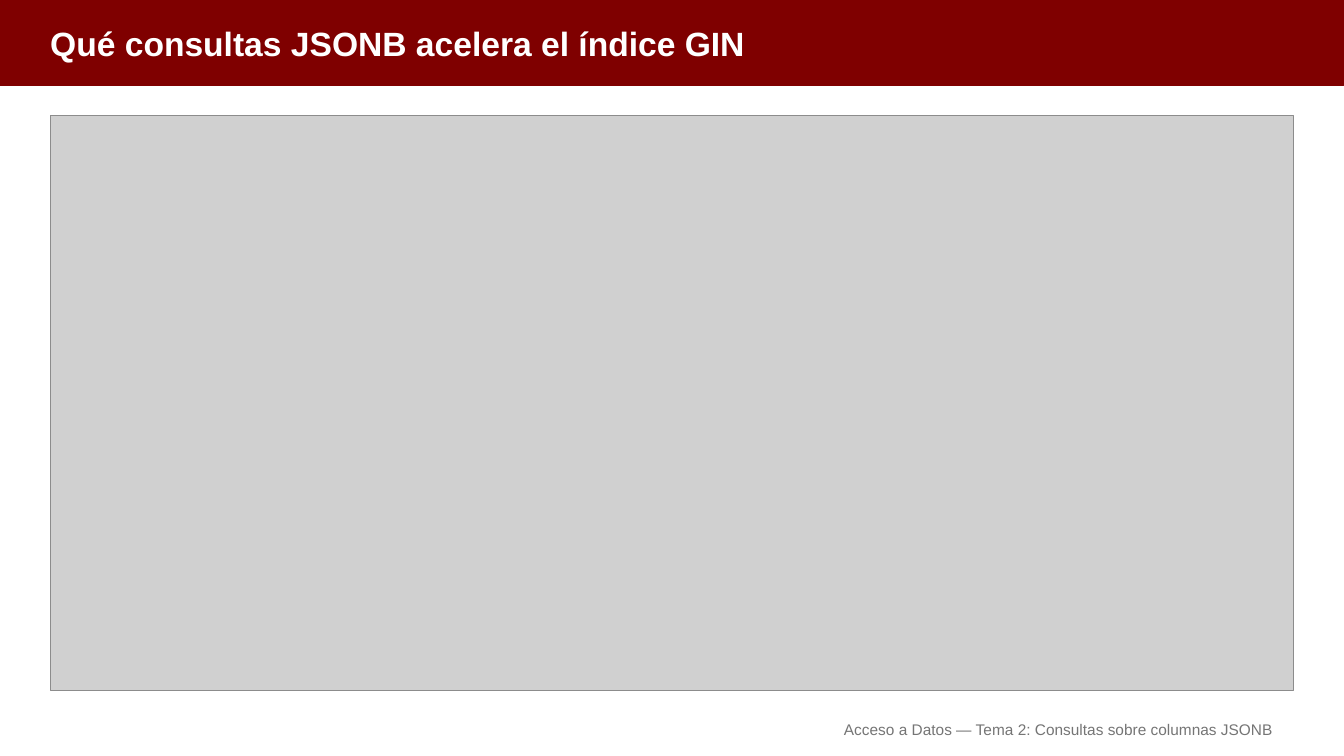
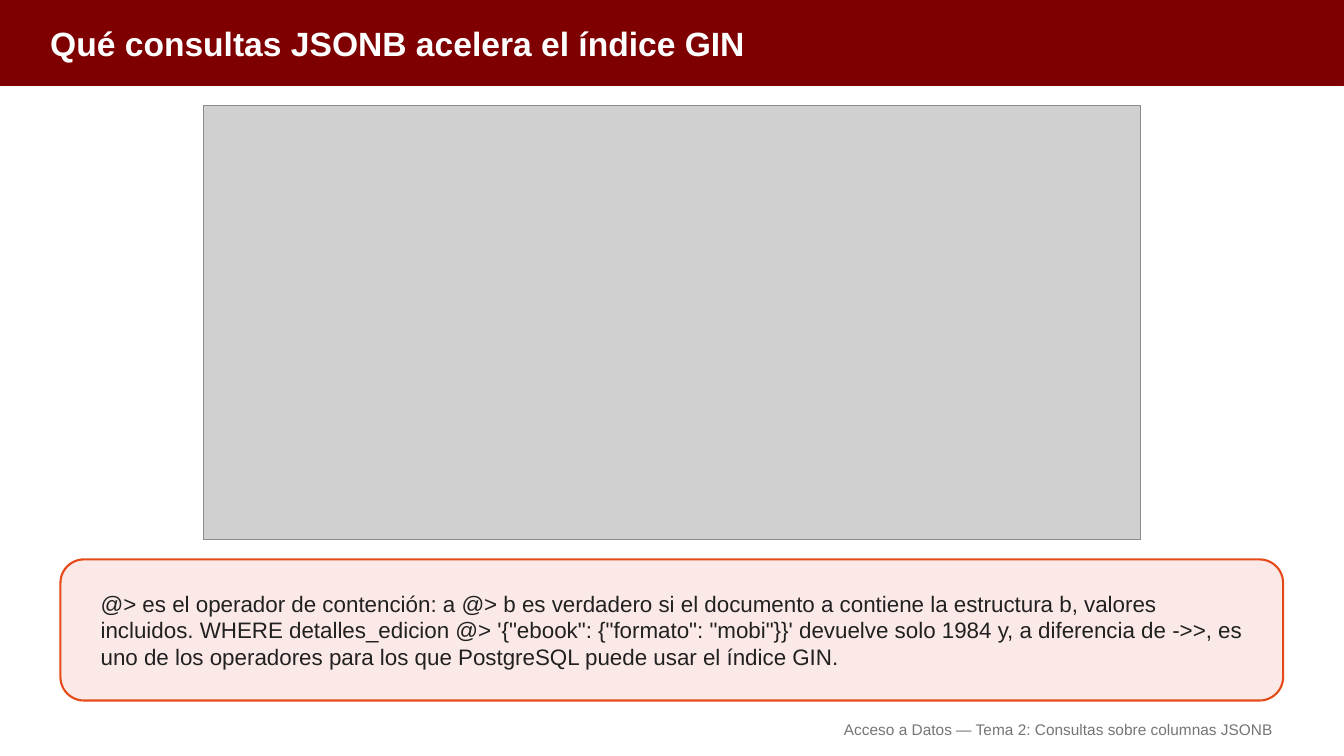
Before and after one commit to aitorventura/acceso-a-datos, a slide deck: slide 11 of docs/tema2/diapositivas/consultas-jsonb.pptx. Drawn at 1344x756 pixels with LibreOffice and Linux fonts; fonts in the diff are those of the drawing; grey boxes stand for pictures. Boxes give left, top, right and bottom in pixels: in the first picture for what was removed or moved away, otherwise in the second. Text is boxed around its words. In the diff, an @@ line names an element or a change of style, - is before the commit and + after.

Commit message:
Tema 2 de AD: explica el operador @> en Consultas sobre columnas JSONB (teoría y diapositivas)

```diff
--- a/docs/tema2/diapositivas/consultas-jsonb.pptx
+++ b/docs/tema2/diapositivas/consultas-jsonb.pptx
@@ picture: place and size @@
-picture at bbox=[50, 116, 1294, 691]
+picture at bbox=[203, 106, 1140, 539]
@@ rounded rectangle added at bbox=[60, 560, 1284, 701], fill #FBE9E7, outline #E64A19 1.5 pt @@
@@ text added at bbox=[101, 595, 1242, 670], 16 pt, text #212121 @@
+@> es el operador de contención: a @> b es verdadero si el documento a contiene la estructura b, valores incluidos. WHERE detalles_edicion @> '{"ebook": {"formato": "mobi"}}' devuelve solo 1984 y, a diferencia de ->>, es uno de los operadores para los que PostgreSQL puede usar el índice GIN.
```
Also in this commit, not shown: 2 other files.
